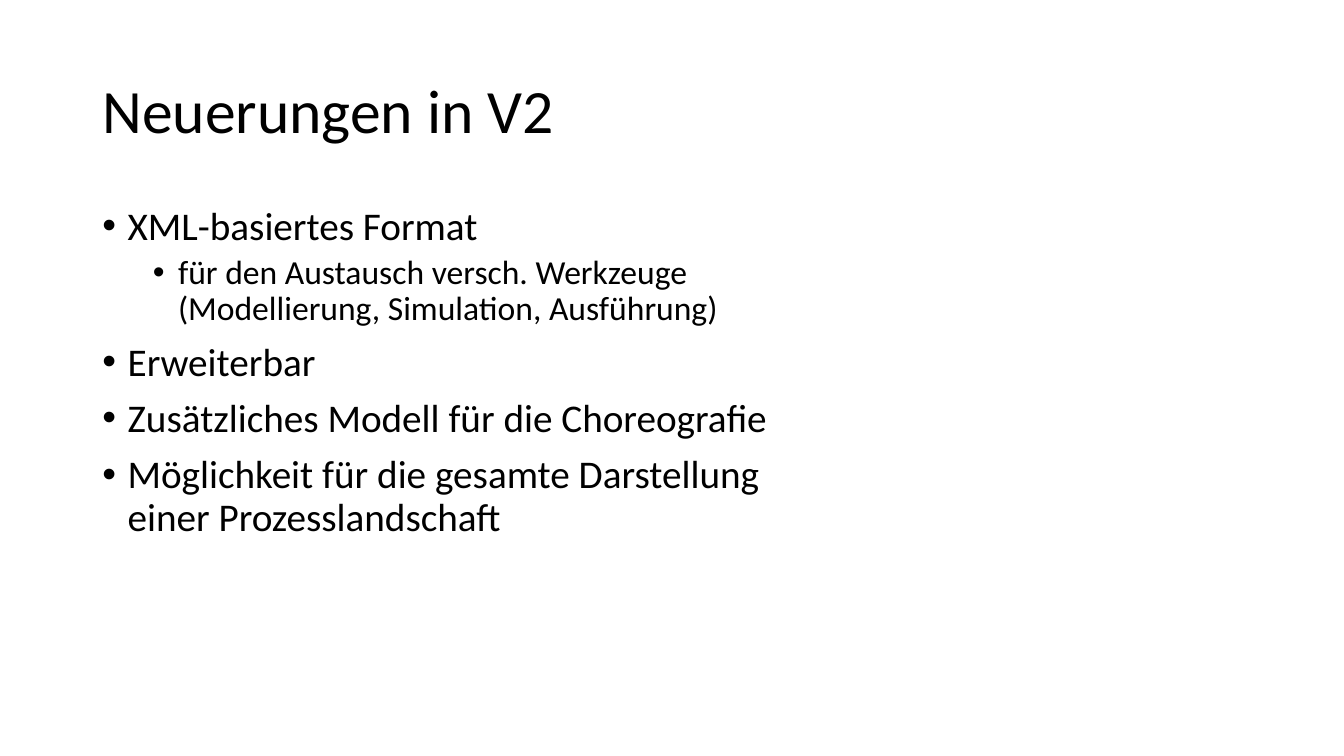
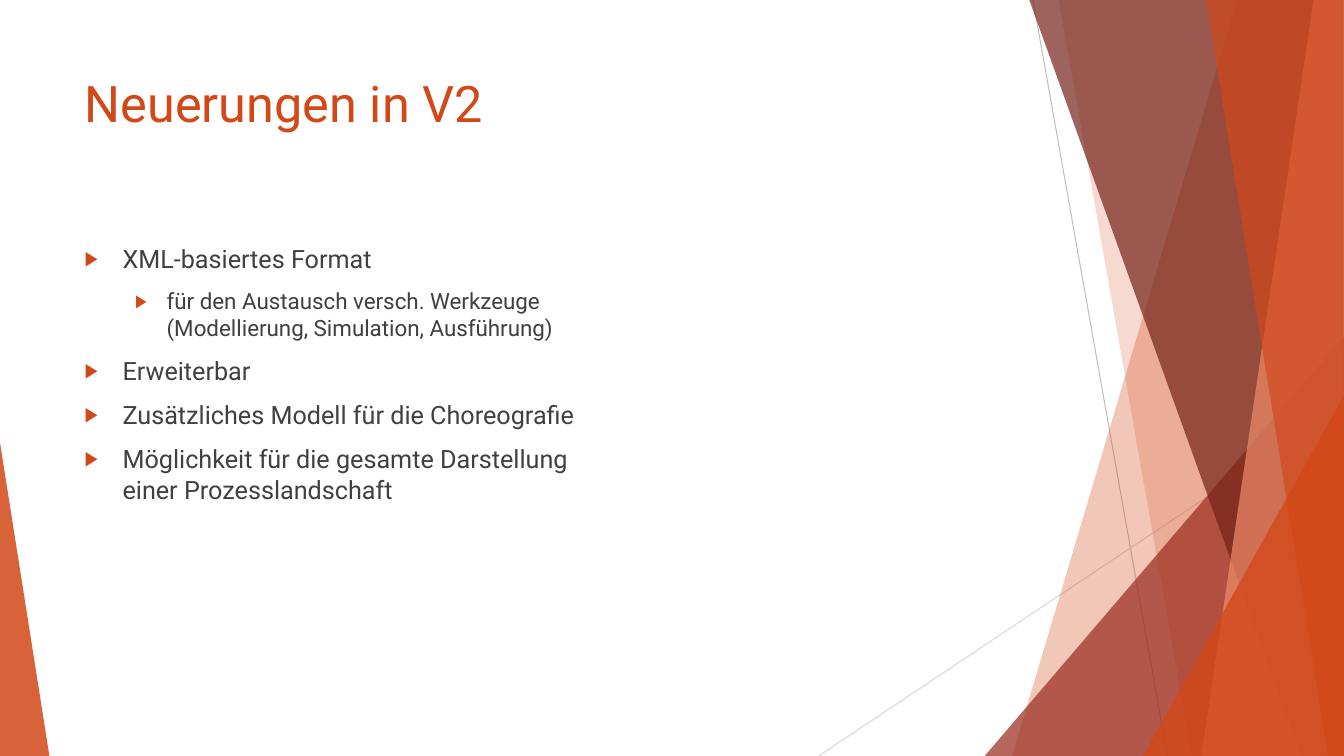
Before and after one commit to AlexanderSchallmeiner/Verhaltensdiagramme, a slide deck: slide 5 of BPMN.pptx (slide 4 before the commit). Drawn at 1344x756 pixels with LibreOffice and Linux fonts; fonts in the diff are those of the drawing. Boxes give left, top, right and bottom in pixels: in the first picture for what was removed or moved away, otherwise in the second. Text is boxed around its words. In the diff, an @@ line names an element or a change of style, - is before the commit and + after.

Commit message:
Add files via upload
added new slides and first layout

```diff
--- a/BPMN.pptx
+++ b/BPMN.pptx
@@ title "Neuerungen in V2": place and size @@
-title "Neuerungen in V2" at box(102, 90, 554, 144)
+title "Neuerungen in V2" at box(85, 85, 482, 133)
@@ title "Neuerungen in V2" at box(85, 85, 482, 133): size 44 to 36 pt, font Calibri to Roboto, text colour #000000 to #D34817; line spacing 0.9 to 1; vertical alignment middle to top @@
@@ text "XML-basiertes Format": place and size @@
-text "XML-basiertes Format" at box(128, 212, 766, 532)
+text "XML-basiertes Format" at box(123, 249, 574, 500)
@@ text "XML-basiertes Format" at box(123, 249, 574, 500): size 28 to 18 pt in "XML-basiertes Format", "Erweiterbar", "Zusätzliches Modell für die Choreografie", "Möglichkeit für die gesamte Darstellung einer Prozesslandsch ..."; font Calibri to Roboto, text colour #000000 to #404040; size 24 to 16 pt in "für den Austausch versch. Werkzeuge (Modellierung, Simulatio ..."; bullet • to ▶; line spacing 0.9 to 1; more space between paragraphs @@
@@ group added at box(0, 0, 1344, 756): 5 freeform shapes, 3 triangles, 2 lines @@
```
Also in this commit, not shown: 4 other slides changed, 6 slides added, 1 slide removed.
